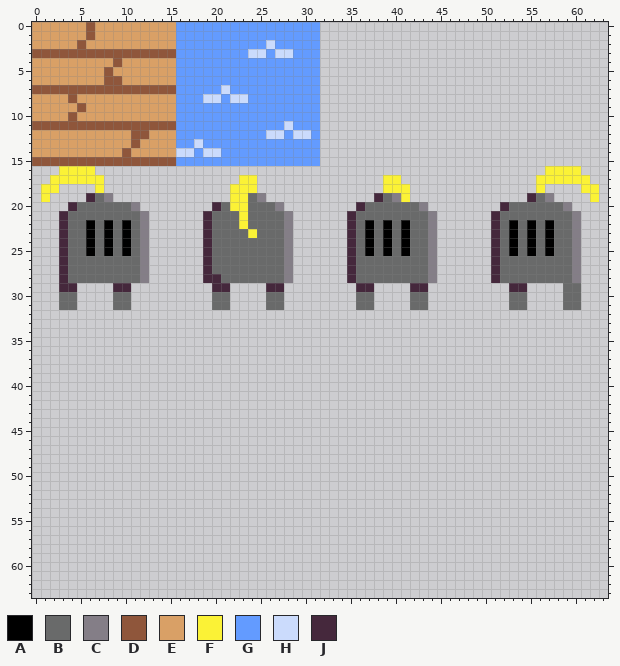
Pixel-art sprite -- dev/i.png. This is how it looked before the edit.
The file is 64x64 pixels.
Palette (. is transparent): A #000000  B #696a6a  C #847e87  D #8f563b  E #d9a066  F #fbf236  G #639bff  H #cbdbfc  J #45283c
Pixels before (only the part around the change), first column x 0:
 0 EEEEEEDEEEEEEEEEGGGGGGGGGGGGGGGG................................
 1 EEEEEEDEEEEEEEEEGGGGGGGGGGGGGGGG................................
 2 EEEEEDEEEEEEEEEEGGGGGGGGGGHGGGGG................................
 3 DDDDDDDDDDDDDDDDGGGGGGGGHHGHHGGG................................
 4 EEEEEEEEEDEEEEEEGGGGGGGGGGGGGGGG................................
 5 EEEEEEEEDEEEEEEEGGGGGGGGGGGGGGGG................................
 6 EEEEEEEEDDEEEEEEGGGGGGGGGGGGGGGG................................
 7 DDDDDDDDDDDDDDDDGGGGGHGGGGGGGGGG................................
 8 EEEEDEEEEEEEEEEEGGGHHGHHGGGGGGGG................................
 9 EEEEEDEEEEEEEEEEGGGGGGGGGGGGGGGG................................
10 EEEEDEEEEEEEEEEEGGGGGGGGGGGGGGGG................................
11 DDDDDDDDDDDDDDDDGGGGGGGGGGGGHGGG................................
12 EEEEEEEEEEEDDEEEGGGGGGGGGGHHGHHG................................
13 EEEEEEEEEEEDEEEEGGHGGGGGGGGGGGGG................................
14 EEEEEEEEEEDEEEEEHHGHHGGGGGGGGGGG................................
15 DDDDDDDDDDDDDDDDGGGGGGGGGGGGGGGG................................
16 ...FFFF..................................................FFFF...
17 ..FFFFFF...............FF..............FF...............FFFFFF..
18 .FF....F..............FFF..............FFF..............F....FF.
19 .F....JBC.............FFBC............JBCF.............JBC....F.
20 ....JBBBBBBC........JBFFBBBC........JBBBBBBC........JBBBBBBC....
21 ...JBBBBBBBBC......JBBBFBBBBC......JBBBBBBBBC......JBBBBBBBBC...
22 ...JBBABABABC......JBBBFBBBBC......JBABABABBC......JBABABABBC...
23 ...JBBABABABC......JBBBBFBBBC......JBABABABBC......JBABABABBC...
24 ...JBBABABABC......JBBBBBBBBC......JBABABABBC......JBABABABBC...
25 ...JBBABABABC......JBBBBBBBBC......JBABABABBC......JBABABABBC...
26 ...JBBBBBBBBC......JBBBBBBBBC......JBBBBBBBBC......JBBBBBBBBC...
27 ...JBBBBBBBBC......JBBBBBBBBC......JBBBBBBBBC......JBBBBBBBBC...
28 ...JBBBBBBBBC......JJBBBBBBBC......JBBBBBBBBC......JBBBBBBBBC...
29 ...JJ....JJ.........JJ....JJ........JJ....JJ.........JJ....BB...
30 ...BB....BB.........BB....BB........BB....BB.........BB....BB...
31 ...BB....BB.........BB....BB........BB....BB.........BB....BB...
32 ................................................................
33 ................................................................
34 ................................................................
35 ................................................................
36 ................................................................
37 ................................................................
38 ................................................................
39 ................................................................
40 ................................................................
41 ................................................................
42 ................................................................
43 ................................................................
44 ................................................................
45 ................................................................
46 ................................................................
47 ................................................................
48 ................................................................
49 ................................................................
50 ................................................................
51 ................................................................
52 ................................................................
53 ................................................................
54 ................................................................
55 ................................................................
56 ................................................................
57 ................................................................
58 ................................................................
59 ................................................................
60 ................................................................
61 ................................................................
62 ................................................................
63 ................................................................
The result:
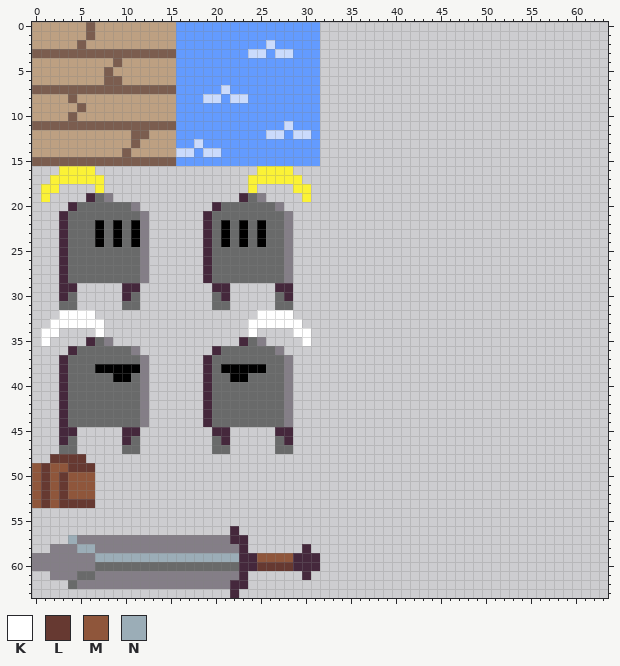
Colours new in this view: K #ffffff  L #663931  M #8f563b  N #9badb7
Diff:
colour D: #8f563b -> #7b5d4f
colour E: #d9a066 -> #bda082
y 16: x 25..28 .... -> FFFF; x 57..60 FFFF -> ....
y 17: x 23 F -> .; x 25..29 ..... -> FFFFF; x 39..40 FF -> ..; x 56..61 FFFFFF -> ......
y 18: x 22..23 FF -> ..; x 29..30 .. -> FF; x 39..41 FFF -> ...; x 56 F -> .; x 61..62 FF -> ..
y 19: x 22..23 FF -> .J; x 30 . -> F; x 38..41 JBCF -> ....; x 55..57 JBC -> ...; x 62 F -> .
y 20: x 22..23 FF -> BB; x 36..43 JBBBBBBC -> ........; x 52..59 JBBBBBBC -> ........
y 21: x 23 F -> B; x 35..44 JBBBBBBBBC -> ..........; x 51..60 JBBBBBBBBC -> ..........
y 22: x 6..11 ABABAB -> BABABA; x 21 B -> A; x 23 F -> A; x 25 B -> A; x 35..44 JBABABABBC -> ..........; x 51..60 JBABABABBC -> ..........
y 23: x 6..11 ABABAB -> BABABA; x 21 B -> A; x 23..25 BFB -> ABA; x 35..44 JBABABABBC -> ..........; x 51..60 JBABABABBC -> ..........
y 24: x 6..11 ABABAB -> BABABA; x 21 B -> A; x 23 B -> A; x 25 B -> A; x 35..44 JBABABABBC -> ..........; x 51..60 JBABABABBC -> ..........
y 25: x 6 A -> B; x 8 A -> B; x 10 A -> B; x 35..44 JBABABABBC -> ..........; x 51..60 JBABABABBC -> ..........
y 26..27: x 35..44 JBBBBBBBBC -> ..........; x 51..60 JBBBBBBBBC -> ..........
y 28: x 20 J -> B; x 35..44 JBBBBBBBBC -> ..........; x 51..60 JBBBBBBBBC -> ..........
y 29: x 9 J -> .; x 11 . -> J; x 26 J -> .; x 28 . -> J; x 36..37 JJ -> ..; x 42..43 JJ -> ..; x 53..54 JJ -> ..; x 59..60 BB -> ..
y 30: x 3 B -> J; x 9..11 BB. -> .JB; x 21 B -> J; x 26 B -> .; x 28 . -> J; x 36..37 BB -> ..; x 42..43 BB -> ..; x 53..54 BB -> ..; x 59..60 BB -> ..
y 31: x 9 B -> .; x 11 . -> B; x 26 B -> .; x 28 . -> B; x 36..37 BB -> ..; x 42..43 BB -> ..; x 53..54 BB -> ..; x 59..60 BB -> ..
y 32: x 3..6 .... -> KKKK; x 25..28 .... -> KKKK
y 33: x 2..7 ...... -> KKKKKK; x 24..29 ...... -> KKKKKK
y 34: x 1..2 .. -> KK; x 7 . -> K; x 24 . -> K; x 29..30 .. -> KK
y 35: x 1 . -> K; x 6..8 ... -> JBC; x 23..25 ... -> JBC; x 30 . -> K
y 36: x 4..11 ........ -> JBBBBBBC; x 20..27 ........ -> JBBBBBBC
y 37: x 3..12 .......... -> JBBBBBBBBC; x 19..28 .......... -> JBBBBBBBBC
y 38: x 3..12 .......... -> JBBBAAAAAC; x 19..28 .......... -> JBAAAAABBC
y 39: x 3..12 .......... -> JBBBBBAABC; x 19..28 .......... -> JBBAABBBBC
y 40..44: x 3..12 .......... -> JBBBBBBBBC; x 19..28 .......... -> JBBBBBBBBC
y 45: x 3..4 .. -> JJ; x 10..11 .. -> JJ; x 20..21 .. -> JJ; x 27..28 .. -> JJ
y 46: x 3..4 .. -> JB; x 10..11 .. -> JB; x 20..21 .. -> BJ; x 27..28 .. -> BJ
y 47: x 3..4 .. -> BB; x 10..11 .. -> BB; x 20..21 .. -> BB; x 27..28 .. -> BB
y 48: x 2..5 .... -> LLLL
y 49: x 0..6 ....... -> MLMMLLL
y 50..52: x 0..6 ....... -> MLMLMMM
y 53: x 0..6 ....... -> MLMLLLL
y 56: x 22 . -> J
y 57: x 4..23 .................... -> NCCCCCCCCCCCCCCCCCJJ
y 58: x 2..23 ...................... -> CCCNNCCCCCCCCCCCCCCCCJ; x 30 . -> J
y 59: x 0..31 ................................ -> CCCCCCCNNNNNNNNNNNNNNNNJJMMMMJJJ
y 60: x 0..31 ................................ -> CCCCCCCBBBBBBBBBBBBBBBBJJLLLLJJJ
y 61: x 2..23 ...................... -> CCCBBCCCCCCCCCCCCCCCCJ; x 30 . -> J
y 62: x 4..23 .................... -> BCCCCCCCCCCCCCCCCCJJ
y 63: x 22 . -> J
Changed places in both pictures, as pixel boxes (x1, y1, x2, y2):
changed: (32, 22, 176, 166)
changed: (203, 166, 437, 454)
erased: (491, 166, 599, 310)
changed: (32, 220, 149, 508)
added: (32, 526, 320, 598)
